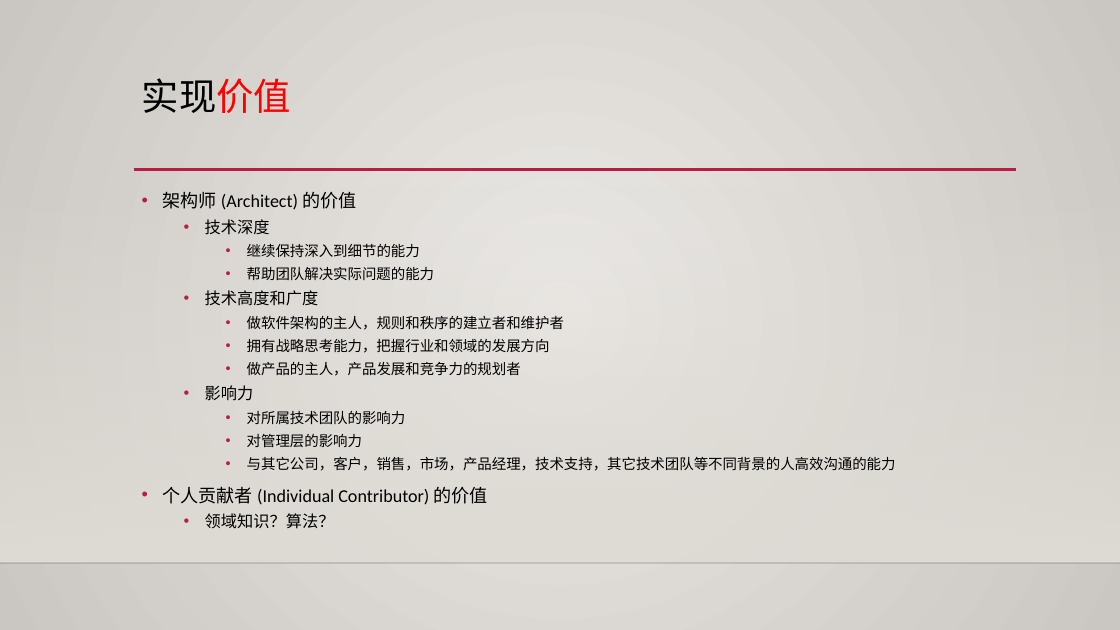
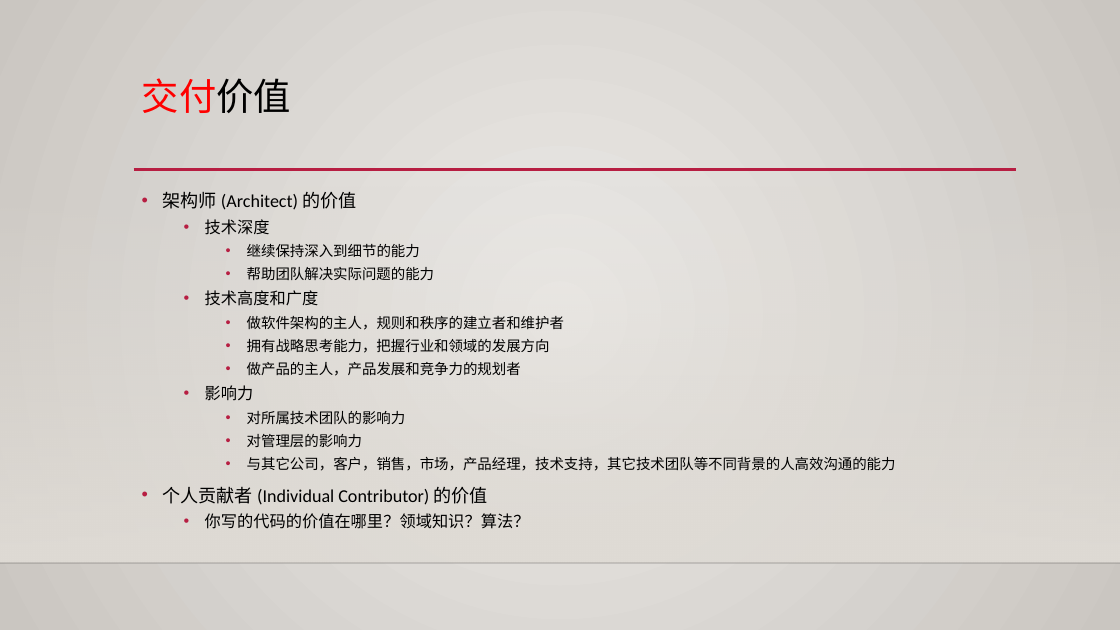
Before and after one commit to yangoliver/mydoc, a slide deck: slide 12 of slides/2016/career_personal_dev.pptx (slide 11 before the commit). Drawn at 1120x630 pixels with LibreOffice and Linux fonts; fonts in the diff are those of the drawing; background and template pictures are left out. Boxes give left, top, right and bottom in pixels: in the first picture for what was removed or moved away, otherwise in the second. Text is boxed around its words. In the diff, an @@ line names an element or a change of style, - is before the commit and + after.

```diff
--- a/slides/2016/career_personal_dev.pptx
+++ b/slides/2016/career_personal_dev.pptx
@@ title at [142, 78, 291, 113]: text changed; text colour #000000 to #FF0000 @@
-实现价值
+交付价值
@@ text at [205, 513, 530, 529]: text changed @@
-  • 领域知识？算法？
+  • 你写的代码的价值在哪里？领域知识？算法？
```
Also in this commit, not shown: 10 other slides changed.
